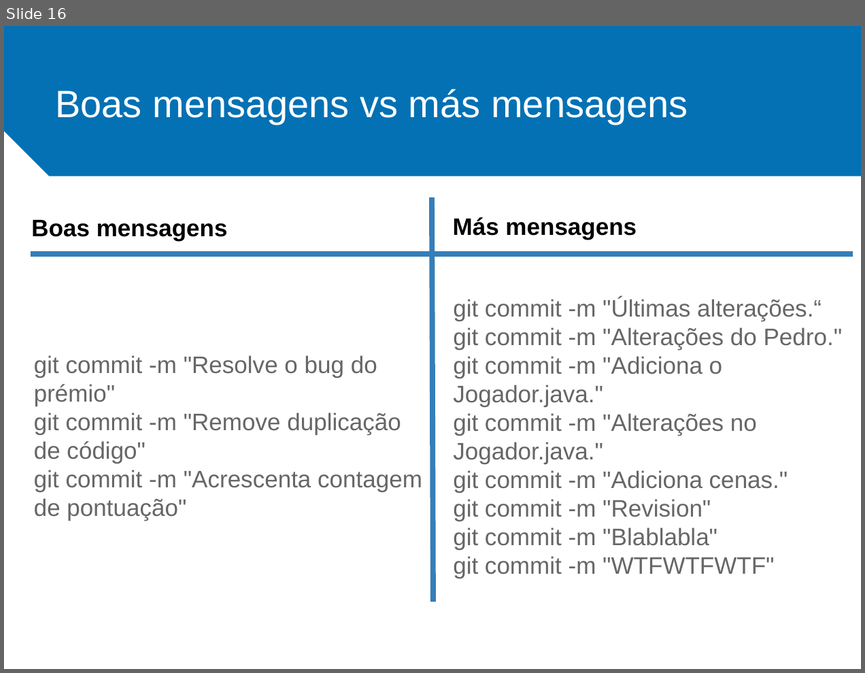
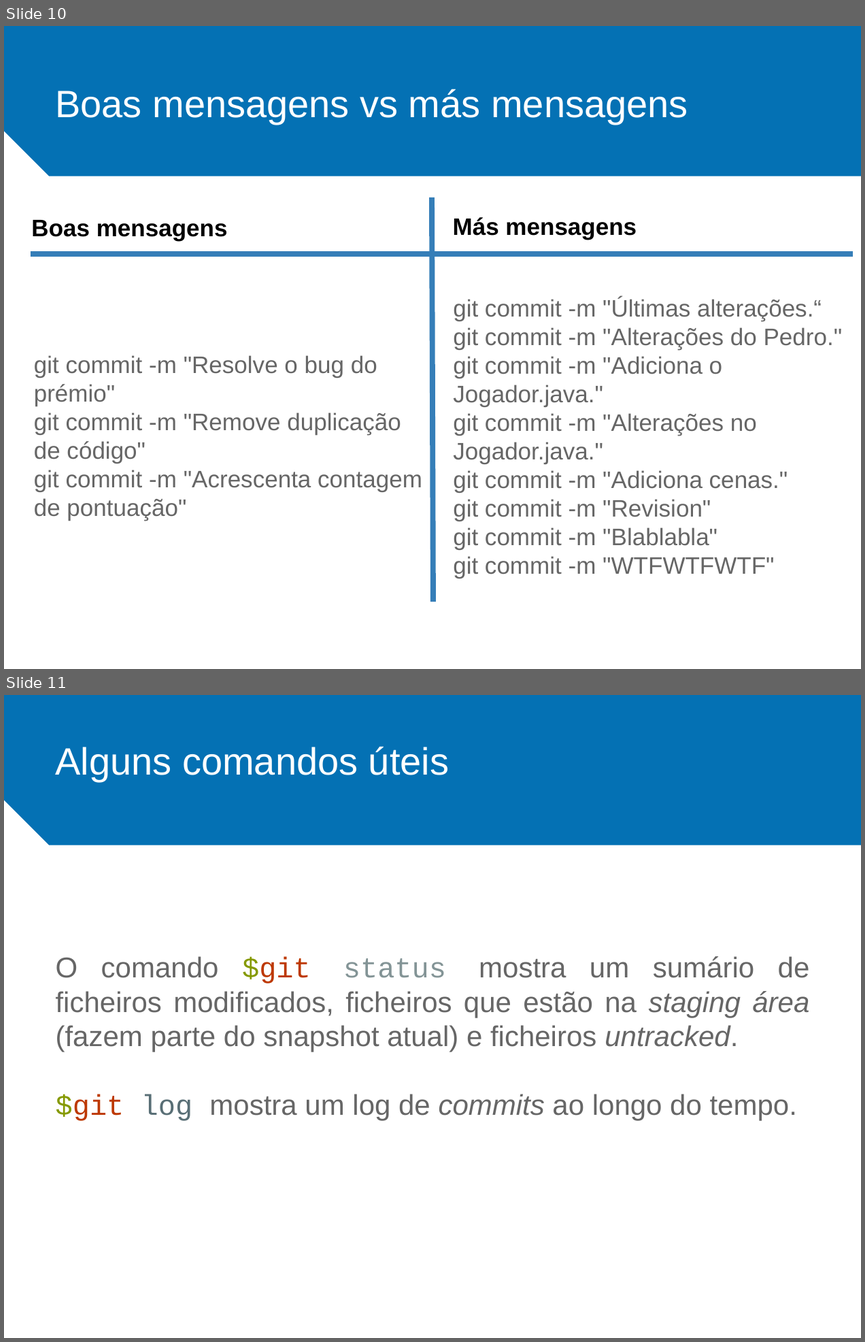
Before and after one commit to ieeeupsb/workshop-git, a slide deck: ppt/Workshop Git.pptx. Shown one above the other, each under a label of ours: slide 16 before the commit, slides 10 and 11 after it. The pictures are 865x673 and 865x1342 pixels, drawn with LibreOffice and Linux fonts; fonts in the diff are those of the drawing; background and template pictures are left out. Boxes give left, top, right and bottom in pixels: in the first picture for what was removed or moved away, otherwise in the second. Text is boxed around its words. In the diff, an @@ line names an element or a change of style, - is before the commit and + after.

```diff
--- a/ppt/Workshop Git.pptx
+++ b/ppt/Workshop Git.pptx
@@ slide 11 added at (4,695,861,1338), background #FFFFFF; not listed: 1 template element that a slide beside it also shows @@
@@ text added at (55,746,449,782), 32 pt, text #FFFFFF @@
+Alguns comandos úteis
@@ text added at (56,956,810,1121), 24 pt, text #666666 @@
+O comando $git status mostra um sumário de ficheiros modificados, ficheiros que estão na staging área (fazem parte do snapshot atual) e ficheiros untracked.
+$git log mostra um log de commits ao longo do tempo.
@@ what was slide 16 is now slide 10 @@
```
Also in this commit, not shown: 19 other slides changed, 32 other slides added, 18 slides removed, 9 other files.
